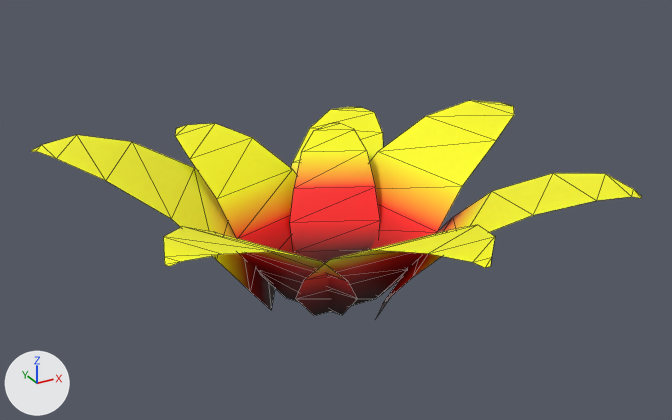
The glTF model Assets/Enviro/Fougere_01.glb, before and after one commit.
Before and after are seen from a 50 mm lens placed at (-1.76, -3.25, 2.03), pointed at (0.01, -0.04, 0.42). The axes (+X, +Y, +Z) are drawn at lower left. The lights are the same throughout. The older version comes first. Mesh edges are drawn as thin lines.

Objects in the first picture: 'Fougere'.
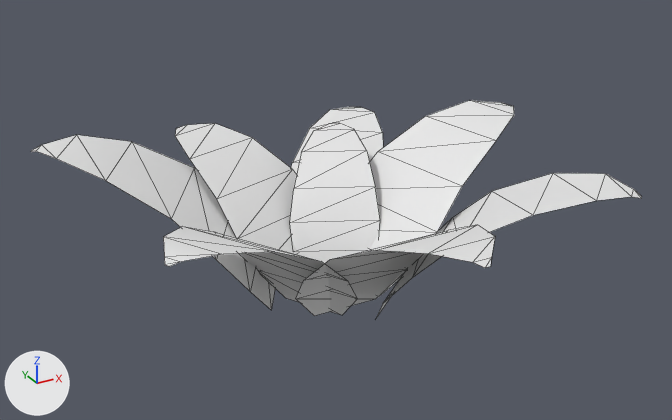
What differs and where, as boxes [x1, y1, x2, y2] in the pictures (672 x 420 px):
part 1 of me_plane_028, recoloured (yellow to white): [31, 100, 642, 281] in both
part 2 of me_plane_028, recoloured (lighter): [216, 151, 462, 302] in both
part 3 of me_plane_028, recoloured (lighter): [250, 221, 407, 318] in both

Edits to the bpy script that builds the scene:
```text
Add mat_m_forn:
    mat_m_forn = bpy.data.materials.new('M_Forn')
    # nodes: BsdfPrincipled, Mix, OutputMaterial, VertexColor
    # colours: white #e7e7e7, mixed with the vertex colours
Change me_plane_028:
    where me_plane_028.from_pydata(...)  # 128 vertices, 112 faces; spans x -1.1..1.13, y -1.1..0.93, z 0.0..0.69
    used by ob_fougere; location = (0.0, 0.0, 0.0)
    remove me_plane_028.materials.append(mat_defaultmaterial)
    me_plane_028 part 1: 71 faces centred in x -1.09..1.12, y -1.09..0.92, z 0.34..0.68 are repainted in the vertex colours; the middle colour goes from yellow #ffff00 to white #ffffff
    me_plane_028 part 2: 24 faces centred in x -0.4..0.42, y -0.45..0.41, z 0.17..0.43 are repainted in the vertex colours; the middle colour goes from red #ff0000 to white #ffffff
    me_plane_028 part 3: 17 faces centred in x -0.28..0.26, y -0.27..0.32, z 0.04..0.19 are repainted in the vertex colours; the middle colour goes from black #000000 to white #ffffff
    add me_plane_028.materials.append(mat_m_forn)
```
